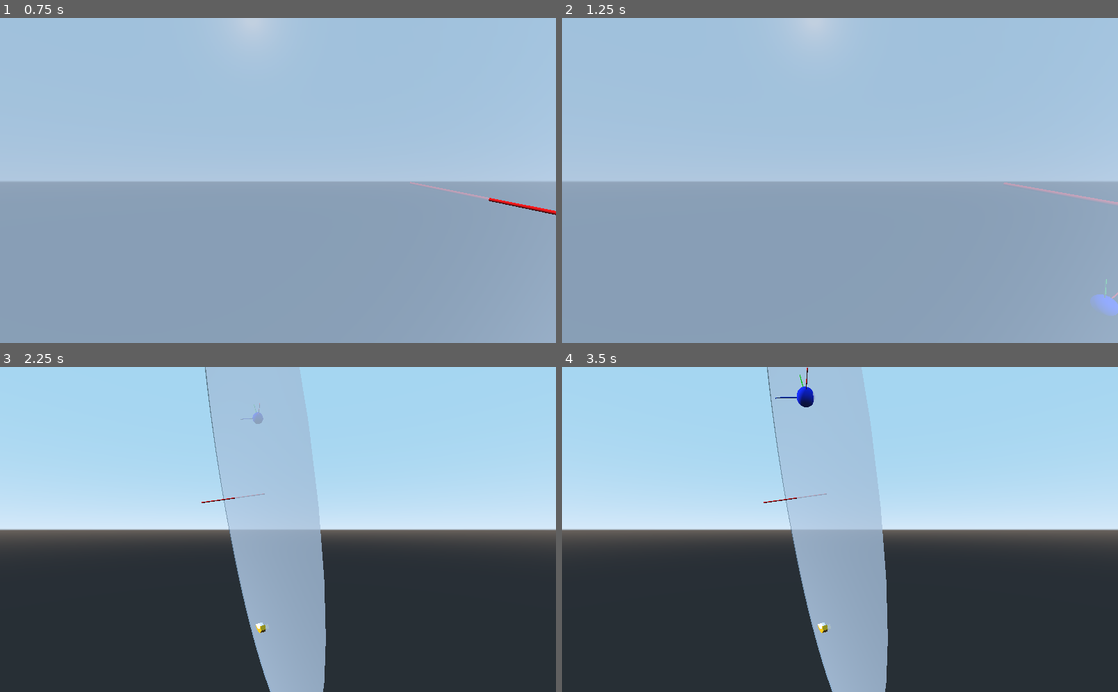
Above: before the commit, frames 1-4 (two rows, left to right).
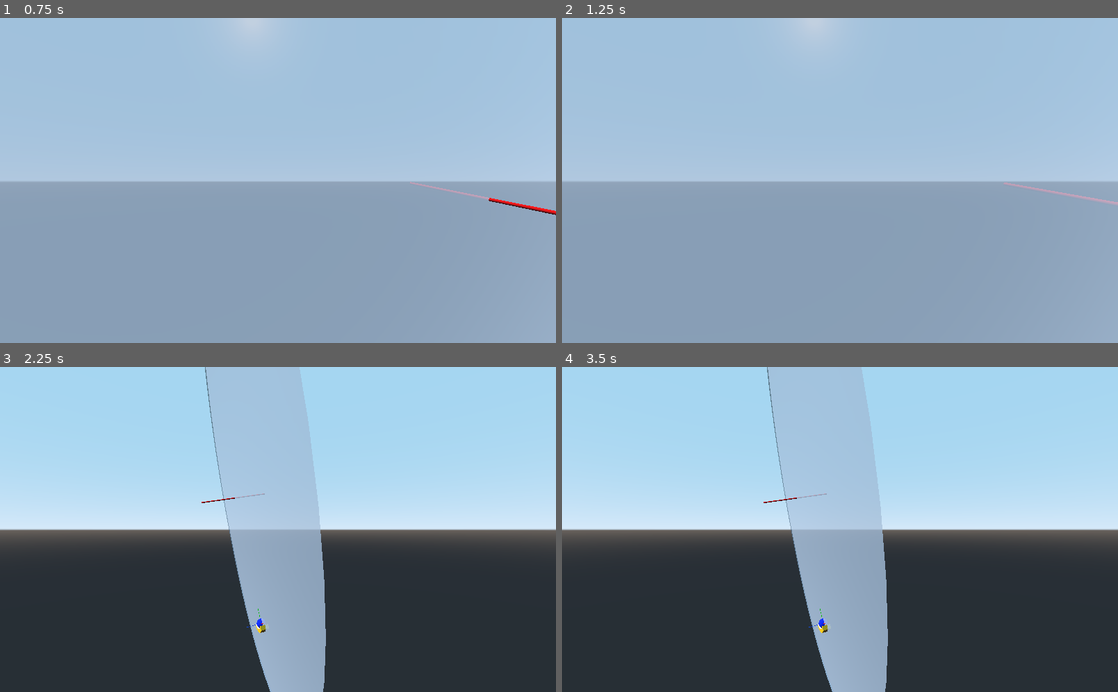
Above: after the commit, the same moments.

Repository: teratron/treaker
Game: Godot game, scene res://src/main/Main.tscn
Same seed, same stepped clock (60 frames per second), same inputs: the game is played once before the commit and once after it. This scene is started directly instead of the project's main scene.
Inputs (mouse positions are in pixels of both pictures, inside the frame that each line leads up to):
- Up to frame 1 (0.75 s): tap Enter at 0.5 s; move the mouse to (305, 180) at 0.52 s; hold W (move_forward) from 0.53 s (still down); tap T at 0.6 s; click (305, 180) at 0.67 s
- Up to frame 2 (1.25 s): keep holding W (move_forward)
- Up to frame 3 (2.25 s): keep holding W (move_forward); move the mouse to (250, 529) at 1.27 s; click (250, 529) at 1.35 s; tap T at 1.55 s; move the mouse to (289, 523) at 2.02 s; hold C (toggle_camera) from 2.03 s (still down); click (289, 523) at 2.17 s
- Up to frame 4 (3.5 s): keep holding W (move_forward); tap T at 2.3, 3.05 s; move the mouse to (834, 536) at 2.77 s; release C (toggle_camera) at 2.78 s; tap Alt (use_ability) at 2.85 s; click (834, 536) at 2.92 s

Frame 1 is identical in both runs. In frame 2, 0.2% of the frame differs, in the area x 95-100%, y 80-92%; in frame 3, 0.1%; in frame 4, 0.2%, in the area x 38-48%, y 0-81%.
Error before the commit: Invalid set index 'action_machine' (on base: 'null instance') with value of type 'Node (ActionMachine.gd)'. (res://src/action/ActionMachine.gd:10)
Error after the commit: Invalid set index 'action_machine' (on base: 'null instance') with value of type 'Node (ActionMachine.gd)'. (res://src/action/ActionMachine.gd:12)

Commit message:
ActionPlayer

Diff:
--- a/app/project.godot
+++ b/app/project.godot
@@ -42,7 +42,7 @@
 "base": "State",
 "class": "PlayerState",
 "language": "GDScript",
-"path": "res://src/player/PlayerState.gd"
+"path": "res://src/state/PlayerState.gd"
 }, {
 "base": "Node",
 "class": "State",
--- a/app/src/action/ActionMachine.gd
+++ b/app/src/action/ActionMachine.gd
@@ -1,12 +1,14 @@
 class_name ActionMachine extends Node
 
 
+#onready var state: ActionState = get_node("/root/World/Debug/CameraFloat/ActionDebug")
 onready var state: ActionState = get_node("/root/World/Player/ActionPlayer")
 
 
 func _ready():
 	#yield(owner, "ready")
-	print(state)
+	#print(state)
+
 	state.action_machine = self
 #	yield(owner, "ready")
 #	for child in get_children():
--- a/app/src/action/ActionState.gd
+++ b/app/src/action/ActionState.gd
@@ -2,6 +2,15 @@
 
 
 var action_machine = null
+var action_parent  = null
+var action_owner   = null
+
+
+func _ready():
+	yield(owner, "ready")
+	action_parent = get_parent()
+	action_owner  = owner
+	assert(action_parent != null && action_owner != null)
 
 
 func input(_event: InputEvent) -> void:
--- /dev/null
+++ b/app/src/debug/ActionDebug.gd
@@ -0,0 +1,11 @@
+extends ActionState
+
+
+func _ready():
+	yield(owner, "ready")
+
+
+#func input(event):
+#	if event is InputEventKey and event.pressed:
+#		if event.scancode == KEY_T:
+#			print("Debug: T was pressed")
--- a/app/src/debug/Debug.tscn
+++ b/app/src/debug/Debug.tscn
@@ -1,7 +1,8 @@
-[gd_scene load_steps=4 format=2]
+[gd_scene load_steps=5 format=2]
 
 [ext_resource path="res://src/debug/CameraFloat.gd" type="Script" id=1]
 [ext_resource path="res://src/debug/Debug.gd" type="Script" id=2]
+[ext_resource path="res://src/debug/ActionDebug.gd" type="Script" id=3]
 
 [sub_resource type="CylinderMesh" id=1]
 
@@ -15,6 +16,9 @@
 transform = Transform( 0.965926, 0, 0.258819, 0, 1, 0, -0.258819, 0, 0.965926, -10, 6, 19 )
 script = ExtResource( 1 )
 
+[node name="ActionDebug" type="Node" parent="CameraFloat"]
+script = ExtResource( 3 )
+
 [node name="CameraStatic" type="Camera" parent="." groups=["camera"]]
 transform = Transform( -4.37114e-08, 0, 1, 0, 1, 0, -1, 0, -4.37114e-08, 40, 0, 0 )
 
--- a/app/src/player/ActionPlayer.gd
+++ b/app/src/player/ActionPlayer.gd
@@ -2,17 +2,33 @@
 
 
 var player: Player
+var ball:   RigidBody
 
 
 func _ready():
 	yield(owner, "ready")
-	player = owner as Player
+	#prints(action_machine, action_parent, action_owner)
+	#player = owner as Player
+	player = action_parent as Player
 	assert(player != null)
-#	yield($"/root/World", "ready")
-#	print(action_machine)
+	ball = player.ball
+	#yield(get_viewport(), "ready")
+	#prints(action_machine, action_parent, action_owner)
+	#prints(get_tree().root, get_viewport())
+	#yield($"/root", "ready")
+	#print(action_machine)
 
 
-func input(event):
-	if event is InputEventKey and event.pressed:
-		if event.scancode == KEY_T:
-			print("T was pressed")
+func unhandled_input(event):
+	if event is InputEventKey || InputEventMouseButton:
+		if event.is_action_pressed("use_shot"):
+			if ball.status == ball.PARKED:
+				ball.start(ball.transform.basis.y)
+
+		if event.is_action_pressed("ui_pause"):
+			ball.pause()
+
+		if event.is_action_pressed("ui_restart"):
+			if ball.status != ball.PARKED:
+				ball.reset()
+				player.ball_parked_position()
--- a/app/src/player/Player.gd
+++ b/app/src/player/Player.gd
@@ -9,7 +9,7 @@
 var distance_camera: float = 30
 var is_center_look := false
 
-onready var state  := $StateMachine
+#onready var state  := $StateMachine
 onready var rotor  := $Rotor
 onready var camera := $Rotor/Camera
 onready var paddle := $Rotor/Paddle
@@ -29,8 +29,6 @@
 
 
 func _ready():
-	# Раставляем по местам
-	#yield(owner, "ready")
 	camera.transform.origin = Vector3(0, -radius_camera, distance_camera)
 	paddle.transform.origin = Vector3(0, -radius_paddle, 0)
 	paddle.set_ball_position(ball.radius)
@@ -41,19 +39,19 @@
 	#rotor.transform = rotor.transform.orthonormalized()
 
 
-func _unhandled_input(event):
-	if event is InputEventKey || InputEventMouseButton:
-		if event.is_action_pressed("use_shot"):
-			if ball.status == ball.PARKED:
-				ball.start(ball.transform.basis.y)
-
-		if event.is_action_pressed("ui_pause"):
-			ball.pause()
-
-		if event.is_action_pressed("ui_restart"):
-			if ball.status != ball.PARKED:
-				ball.reset()
-				ball_parked_position()
+#func _unhandled_input(event):
+#	if event is InputEventKey || InputEventMouseButton:
+#		if event.is_action_pressed("use_shot"):
+#			if ball.status == ball.PARKED:
+#				ball.start(ball.transform.basis.y)
+#
+#		if event.is_action_pressed("ui_pause"):
+#			ball.pause()
+#
+#		if event.is_action_pressed("ui_restart"):
+#			if ball.status != ball.PARKED:
+#				ball.reset()
+#				ball_parked_position()
 
 
 func _process(delta):
@@ -73,4 +71,3 @@
 func ball_parked_position() -> void:
 	ball.transform.basis  = rotor.transform.basis
 	ball.transform.origin = rotor.transform.xform(paddle.ball_position)
-	return
--- a/app/src/player/Player.tscn
+++ b/app/src/player/Player.tscn
@@ -1,11 +1,8 @@
-[gd_scene load_steps=13 format=2]
+[gd_scene load_steps=10 format=2]
 
 [ext_resource path="res://src/player/Player.gd" type="Script" id=1]
 [ext_resource path="res://src/player/Paddle.tscn" type="PackedScene" id=2]
 [ext_resource path="res://src/player/Ball.tscn" type="PackedScene" id=3]
-[ext_resource path="res://src/state/StateMachine.gd" type="Script" id=4]
-[ext_resource path="res://src/player/Idle.gd" type="Script" id=5]
-[ext_resource path="res://src/player/Air.gd" type="Script" id=6]
 [ext_resource path="res://src/debug/Axis.tscn" type="PackedScene" id=7]
 [ext_resource path="res://src/player/ActionPlayer.gd" type="Script" id=8]
 
@@ -50,25 +47,15 @@
 
 [node name="Ball" parent="." instance=ExtResource( 3 )]
 
-[node name="StateMachine" type="Node" parent="."]
-script = ExtResource( 4 )
-initial_state = NodePath("Idle")
+[node name="ActionPlayer" type="Node" parent="."]
+script = ExtResource( 8 )
 
-[node name="Air" type="Node" parent="StateMachine"]
-script = ExtResource( 6 )
-
-[node name="Idle" type="Node" parent="StateMachine"]
-script = ExtResource( 5 )
-
-[node name="Center" type="MeshInstance" parent="."]
+[node name="CenterAxis" type="MeshInstance" parent="."]
 transform = Transform( 1, 0, 0, 0, -4.37114e-08, -1, 0, 1, -4.37114e-08, 0, 0, 0 )
 mesh = SubResource( 2 )
 material/0 = null
 
-[node name="MeshInstance" type="MeshInstance" parent="."]
+[node name="PlaneBall" type="MeshInstance" parent="."]
 transform = Transform( 1, 0, 0, 0, -4.37114e-08, -1, 0, 1, -4.37114e-08, 0, 0, 0 )
 mesh = SubResource( 4 )
 material/0 = null
-
-[node name="ActionPlayer" type="Node" parent="."]
-script = ExtResource( 8 )
Renamed: app/src/player/Air.gd -> app/src/state/Air.gd
Renamed: app/src/player/Idle.gd -> app/src/state/Idle.gd
Renamed: app/src/player/PlayerState.gd -> app/src/state/PlayerState.gd
Not shown, changed: Makefile
